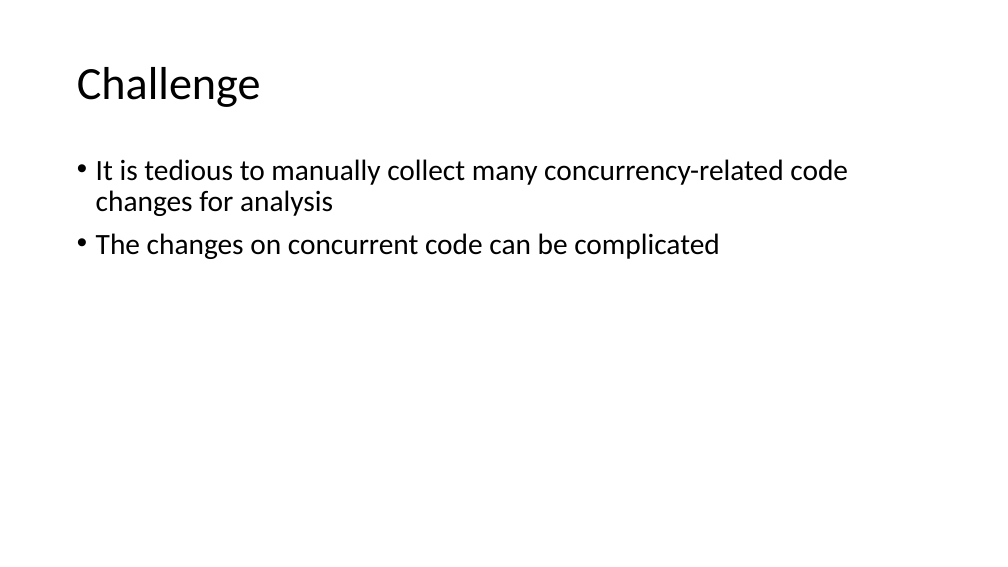
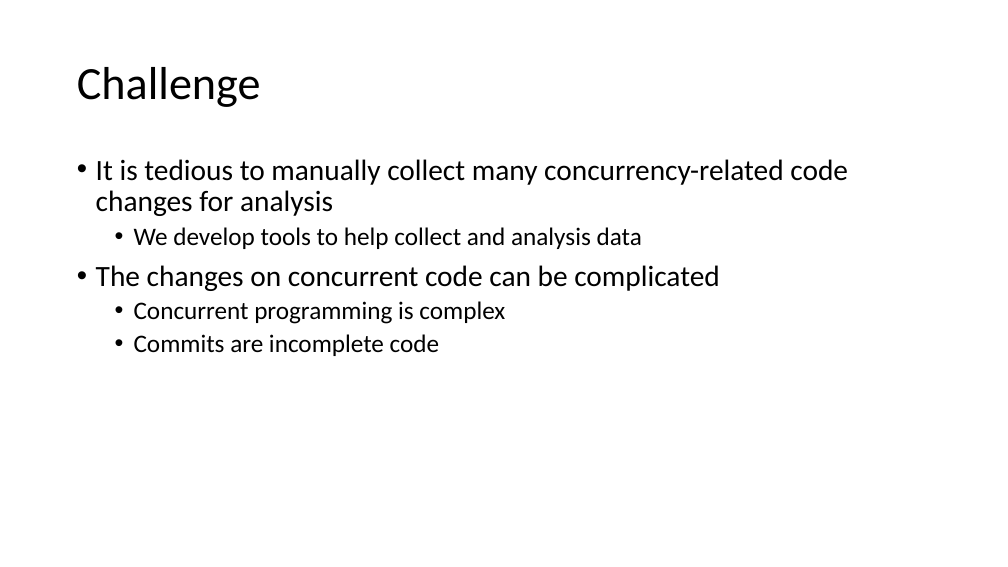
Before and after one commit to qwordy/Research, a slide deck: slide 6 of ppt/How do Programmers Maintain Concurrent Code.pptx. Drawn at 1008x567 pixels with LibreOffice and Linux fonts; fonts in the diff are those of the drawing. Boxes give left, top, right and bottom in pixels: in the first picture for what was removed or moved away, otherwise in the second. Text is boxed around its words. In the diff, an @@ line names an element or a change of style, - is before the commit and + after.

```diff
--- a/ppt/How do Programmers Maintain Concurrent Code.pptx
+++ b/ppt/How do Programmers Maintain Concurrent Code.pptx
@@ text at (x1=134, y1=227, x2=642, y2=249): paragraph added @@
+  • We develop tools to help collect and analysis data
@@ text at (x1=134, y1=301, x2=505, y2=356): paragraphs added @@
+  • Concurrent programming is complex
+  • Commits are incomplete code
```
Also in this commit, not shown: 12 other slides changed, 7 slides added.
